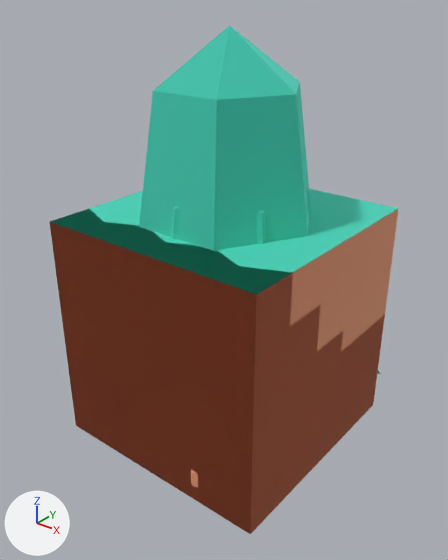
The glTF model public/models/world-forest.glb as it was, and as the next commit left it.
Rendered twice from a camera (50 mm lens) standing at (1.46, -1.86, 1.81) and looking at (0.01, -0.05, 0.68). The lights are fixed; the arrows at lower left show +X, +Y and +Z. The older version comes first. Where no turn or scale is listed for an object, it has been applied to the vertices.

Script lines for the objects in view, before the commit:
```python
ob_cliff_block_rock_001 = bpy.data.objects.new('cliff_block_rock.001', me_mesh_cliff_block_rock)
ob_cliff_block_rock_001.location = (0.0, 0.0, -0.05)
ob_cliff_steps_rock_001 = bpy.data.objects.new('cliff_steps_rock.001', me_mesh_cliff_steps_rock)
ob_cliff_steps_rock_001.location = (0.0, 0.0, -0.05)
ob_cliff_top_rock_001 = bpy.data.objects.new('cliff_top_rock.001', me_mesh_cliff_top_rock)
ob_cliff_top_rock_001.location = (0.0, 0.0, -0.05)
ob_tree_default_001 = bpy.data.objects.new('tree_default.001', me_mesh_tree_default)
ob_tree_default_001.location = (0.0, 0.0, -0.05)
# also in view: 'cliff_blockHalf_rock.001' at (0.0, 0.0, 0.2); 'tree_oak.001' at (0.0, 0.0, 0.56)
```
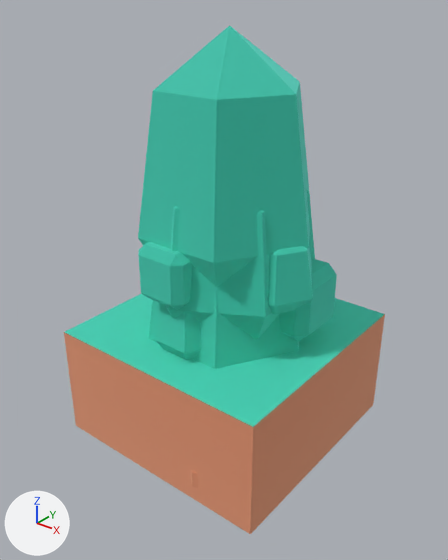
Edits to the bpy script that builds the scene:
```text
Remove ob_cliff_block_rock_001:
    ob_cliff_block_rock_001 = bpy.data.objects.new('cliff_block_rock.001', me_mesh_cliff_block_rock)
    ob_cliff_block_rock_001.location = (0.0, 0.0, -0.05)
Remove ob_cliff_steps_rock_001:
    ob_cliff_steps_rock_001 = bpy.data.objects.new('cliff_steps_rock.001', me_mesh_cliff_steps_rock)
    ob_cliff_steps_rock_001.location = (0.0, 0.0, -0.05)
Remove ob_cliff_top_rock_001:
    ob_cliff_top_rock_001 = bpy.data.objects.new('cliff_top_rock.001', me_mesh_cliff_top_rock)
    ob_cliff_top_rock_001.location = (0.0, 0.0, -0.05)
```

What differs and where, as boxes (x1, y1, x2, y2) in the pictures (448 x 560 px):
'cliff_block_rock.001', deleted: before (50, 189, 399, 424)
    faces in mat_dirt (beige #f2be9e): (50, 208, 399, 424)
    faces in mat_grass (cyan #73eddd): (50, 189, 398, 293)
'cliff_steps_rock.001', deleted: before (51, 209, 381, 528)
    faces in mat_dirt (beige #f2be9e): (79, 273, 378, 528)
    faces in mat_grass (cyan #73eddd): (51, 209, 381, 374)
'cliff_top_rock.001', deleted: before (54, 211, 287, 533)
    faces in mat_dirt (beige #f2be9e): (250, 277, 287, 533)
    faces in mat_grass (cyan #73eddd): (54, 211, 286, 294)
'tree_oak.001', unchanged, uncovered by the edit: before (171, 190, 312, 244); after (165, 190, 315, 340)
'tree_detailed.001', unchanged, uncovered by the edit: after (138, 242, 337, 341)
'tree_thin.001', unchanged, uncovered by the edit: after (154, 246, 313, 360)
'tree_fat.001', unchanged, uncovered by the edit: after (148, 287, 299, 369)
